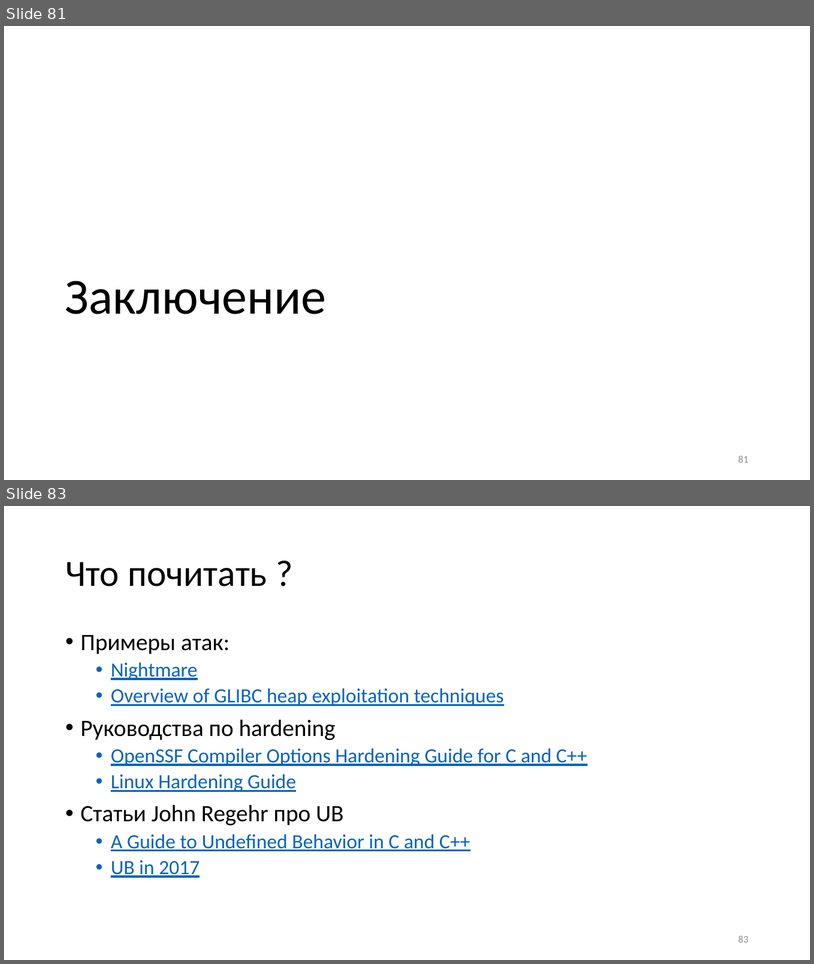
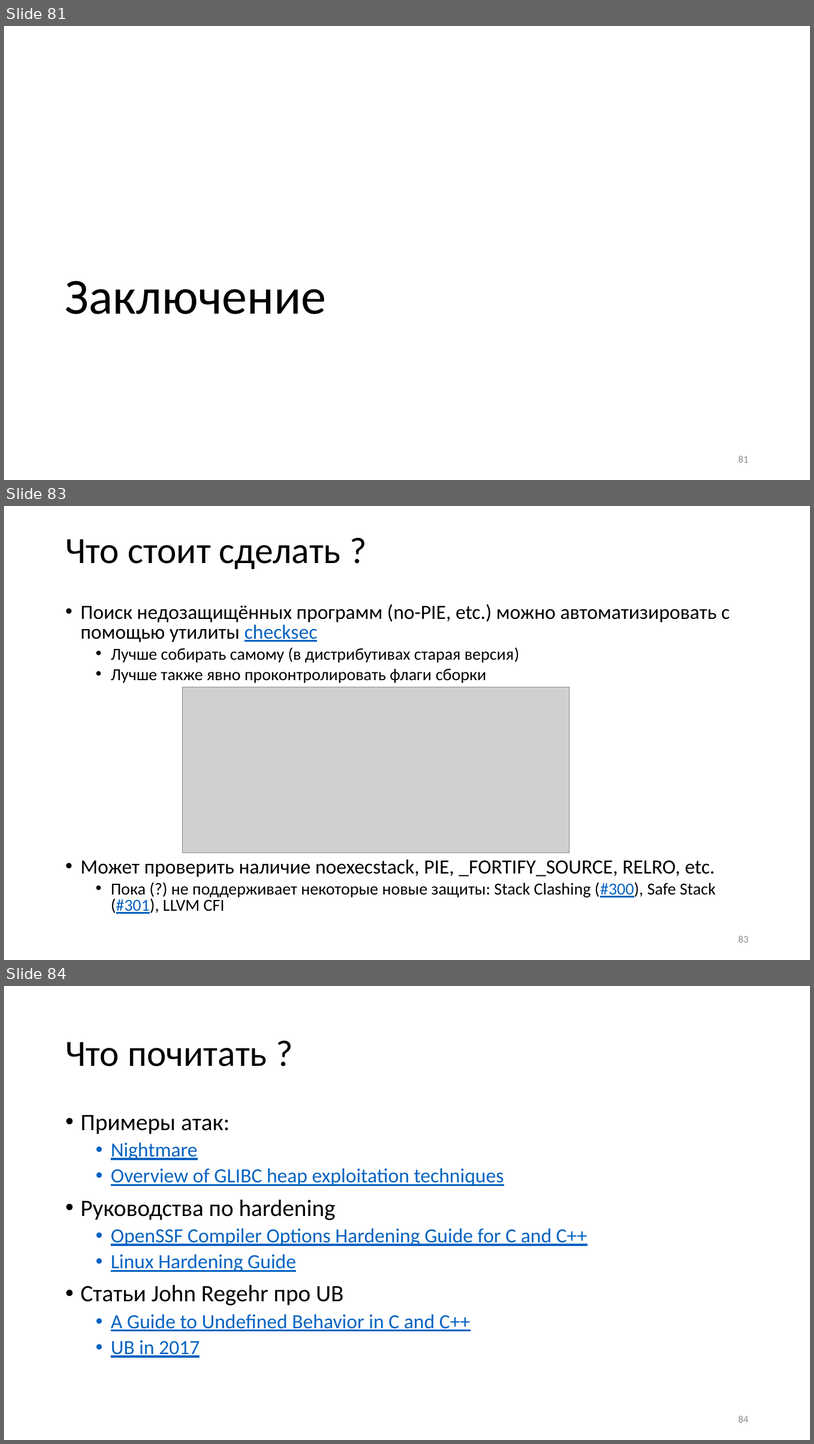
Before and after one commit to yugr/slides, a slide deck: CppZeroCost/2025/RU.pptx. Shown one above the other, each under a label of ours: slides 81 and 83 before the commit, slides 81, 83 and 84 after it; the slides between them are not shown. The pictures are 814x964 and 814x1444 pixels, drawn with LibreOffice and Linux fonts; fonts in the diff are those of the drawing; grey boxes stand for pictures. Boxes give left, top, right and bottom in pixels: in the first picture for what was removed or moved away, otherwise in the second. Text is boxed around its words. In the diff, an @@ line names an element or a change of style, - is before the commit and + after.

Commit message:
Checksec fixes.

```diff
--- a/CppZeroCost/2025/RU.pptx
+++ b/CppZeroCost/2025/RU.pptx
@@ slide 83 added at (x1=4, y1=506, x2=810, y2=960), background #FFFFFF @@
@@ title added at (x1=65, y1=539, x2=341, y2=569), 44 pt, text #000000 @@
+Что стоит сделать ?
@@ text added at (x1=81, y1=604, x2=730, y2=913), 20 pt, text #000000 @@
+• Поиск недозащищённых программ (no-PIE, etc.) можно автоматизировать с помощью утилиты checksec
+  • Лучше собирать самому (в дистрибутивах старая версия)
+  • Лучше также явно проконтролировать флаги сборки
+• Может проверить наличие noexecstack, PIE, _FORTIFY_SOURCE, RELRO, etc.
+  • Пока (?) не поддерживает некоторые новые защиты: Stack Clashing (#300), Safe Stack (#301), LLVM CFI
@@ picture added at (x1=183, y1=687, x2=570, y2=853) @@
@@ page number added at (x1=738, y1=935, x2=749, y2=942), 12 pt, text #8C8C8C @@
+83
@@ what was slide 83 is now slide 84 @@
@@ page number at (x1=738, y1=1415, x2=749, y2=1422): text changed @@
-83
+84
```
Also in this commit, not shown: 2 slides changed, 2 other files.
